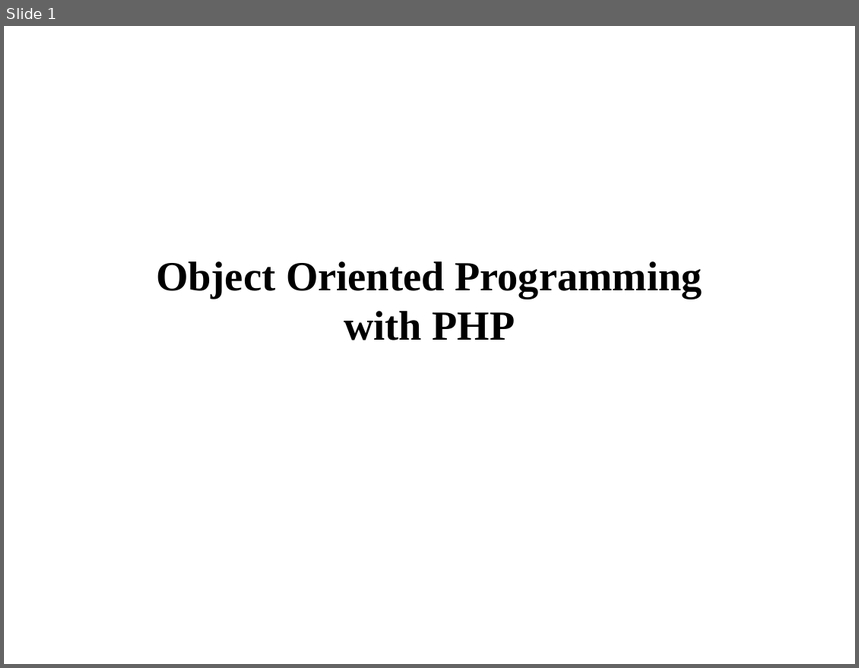
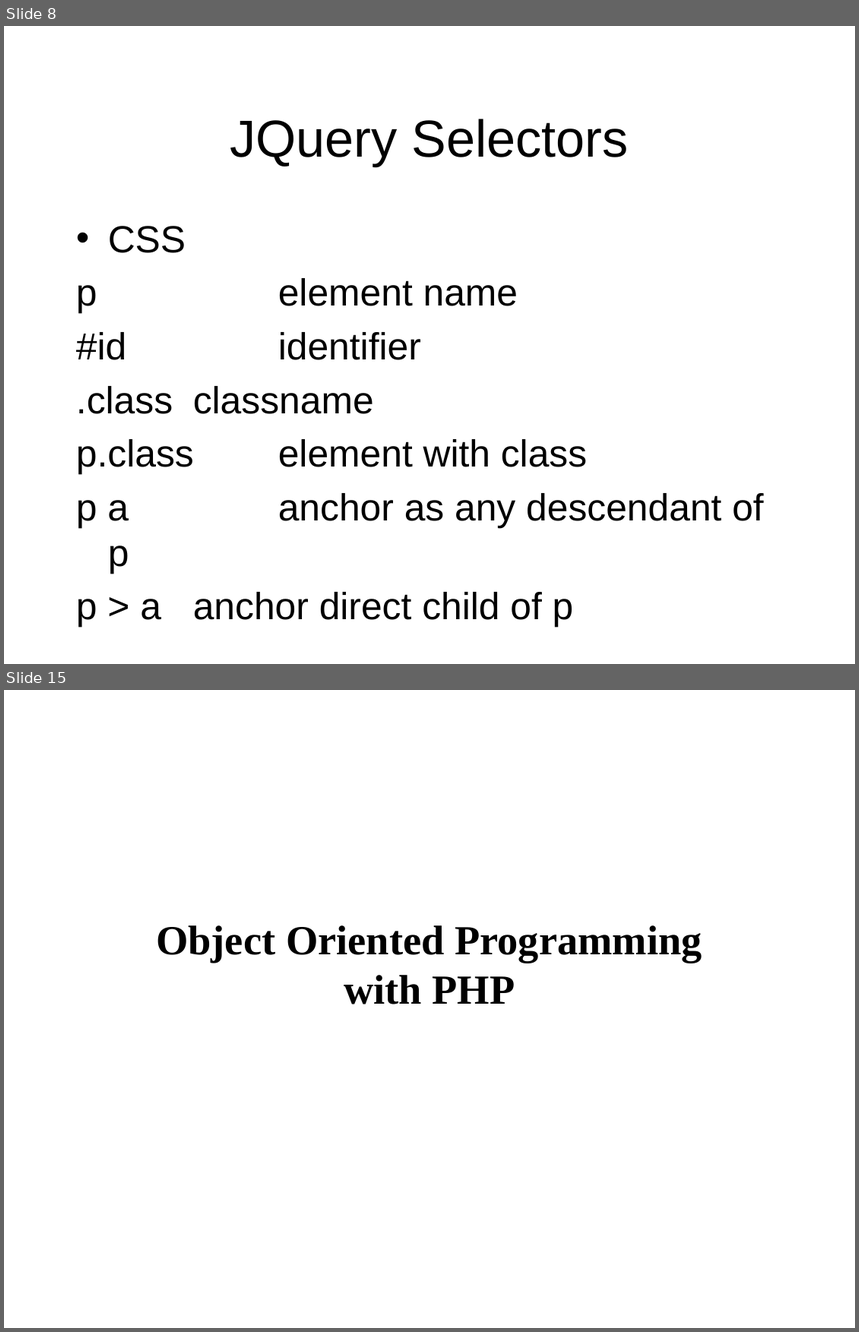
Before and after one commit to venerguevarra/php-workshop, a slide deck: presentation-deck/php.ppt. Shown one above the other, each under a label of ours: slide 1 before the commit, slides 8 and 15 after it; the slides between them are not shown. The pictures are 859x668 and 859x1332 pixels, drawn with LibreOffice and Linux fonts; fonts in the diff are those of the drawing. Boxes give left, top, right and bottom in pixels: in the first picture for what was removed or moved away, otherwise in the second. Text is boxed around its words. In the diff, an @@ line names an element or a change of style, - is before the commit and + after.

```diff
--- a/presentation-deck/php.ppt
+++ b/presentation-deck/php.ppt
@@ slide 8 added at <box>4,26,855,664</box>, background #FFFFFF @@
@@ text added at <box>230,119,629,166</box>, 44 pt, text #000000 @@
+JQuery Selectors
@@ text added at <box>76,226,763,628</box>, 32 pt, text #000000 @@
+• CSS
+p element name
+#id identifier
+.class classname
+p.class element with class
+p a anchor as any descendant of p
+p > a anchor direct child of p
@@ what was slide 1 is now slide 15 @@
```
Also in this commit, not shown: 13 other slides added, 1 other file.
